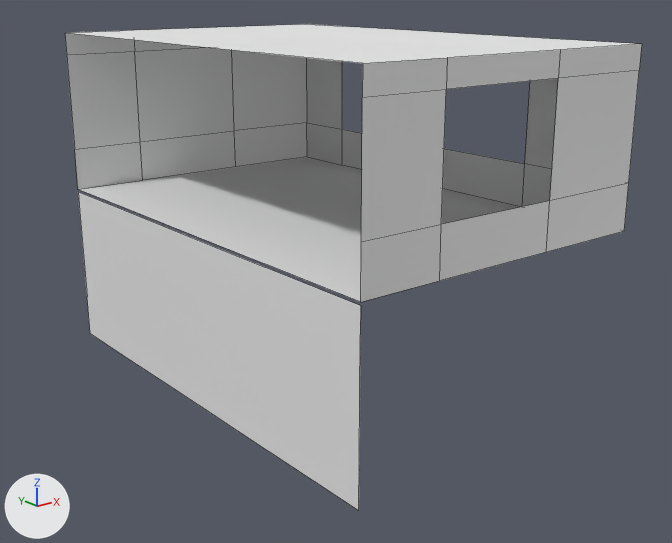
One commit to the Blender file Assets/models/floor_2/bedroom_s_e/bedroom_s_e.blend: the scene before it, then after it.
The view is the same before and after, from a 50 mm lens placed at (-13.84, -19.76, 5.92), pointed at (1.19, -0.97, -1.6). The lights are fixed; the arrows at lower left show +X, +Y and +Z. Mesh edges are drawn as thin lines.

In view in the first picture: 'ceiling', 'east_wing', 'east_wing.001', 'floor'.
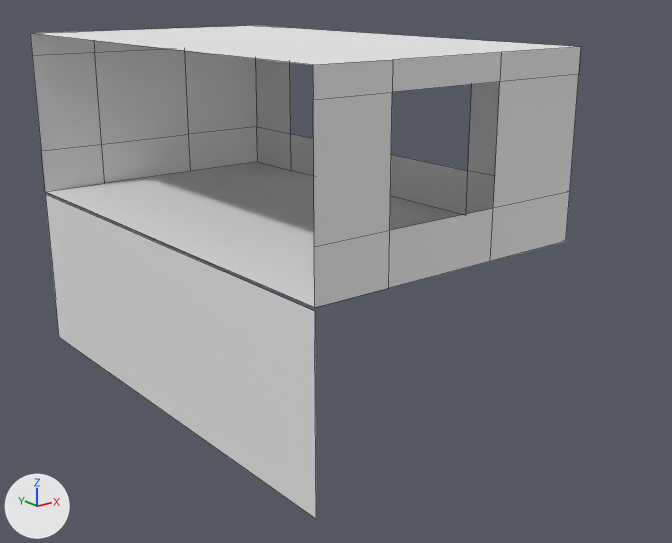
What changed in the scene script:
```text
Change me_plane_001:
    where me_plane_001.from_pydata(...)  # 16 vertices, 1 face; spans x -1.0, y -1.0..1.0, z 0.0..15.0
    used by ob_east_wing_001; location = (1.38, -0.3, -4.57); scale = (4.25, 6.5, 0.3)
    me_plane_001 part 1: the whole mesh is moved by (1.0, 0.0, 0.0)
Change ob_east_wing_001:
    ob_east_wing_001.location: (1.38, -0.3, -4.57) -> (-3.75, 0.0, -4.57)
Change ob_floor:
    ob_floor.location: (1.38, -0.3, 0.0) -> (0.0, 0.0, 0.0)
    ob_floor.scale: (4.25, 6.5, 0.3) -> (3.75, 6.5, 0.3)
Change ob_ceiling:
    ob_ceiling.location: (1.38, -0.3, 0.0) -> (0.0, 0.0, 0.0)
    ob_ceiling.scale: (4.25, 6.5, 0.3) -> (3.75, 6.5, 0.3)
Change ob_east_wing:
    ob_east_wing.location: (1.38, -0.3, 0.0) -> (0.0, 0.0, 0.0)
    ob_east_wing.scale: (4.25, 6.5, 0.3) -> (3.75, 6.5, 0.3)
```

Where the change shows, as pixel boxes [x1, y1, x2, y2] in the pictures (672 x 543 px):
'east_wing', moved, rescaled: before [65, 33, 642, 302]; after [30, 33, 581, 307]
'east_wing.001', moved: before [78, 192, 361, 510]; after [45, 194, 316, 519]
'floor', moved, rescaled: before [79, 157, 519, 302]; after [45, 162, 462, 307]
'ceiling', moved, rescaled: before [71, 24, 634, 63]; after [32, 26, 578, 65]
